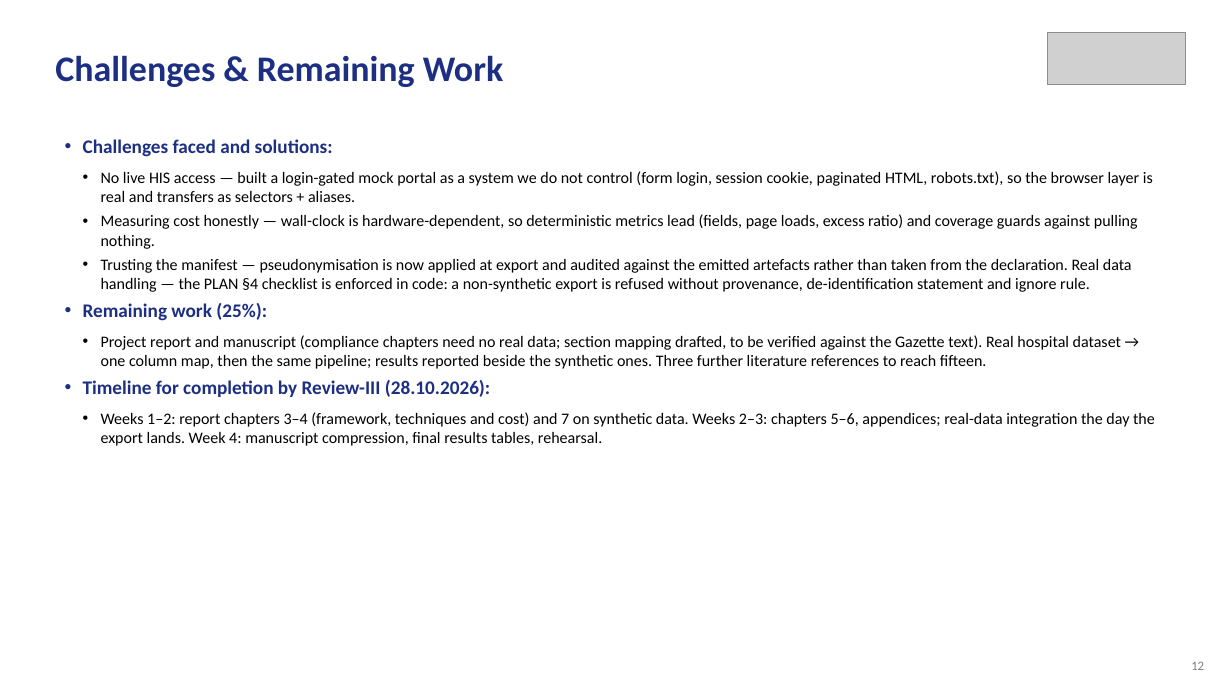
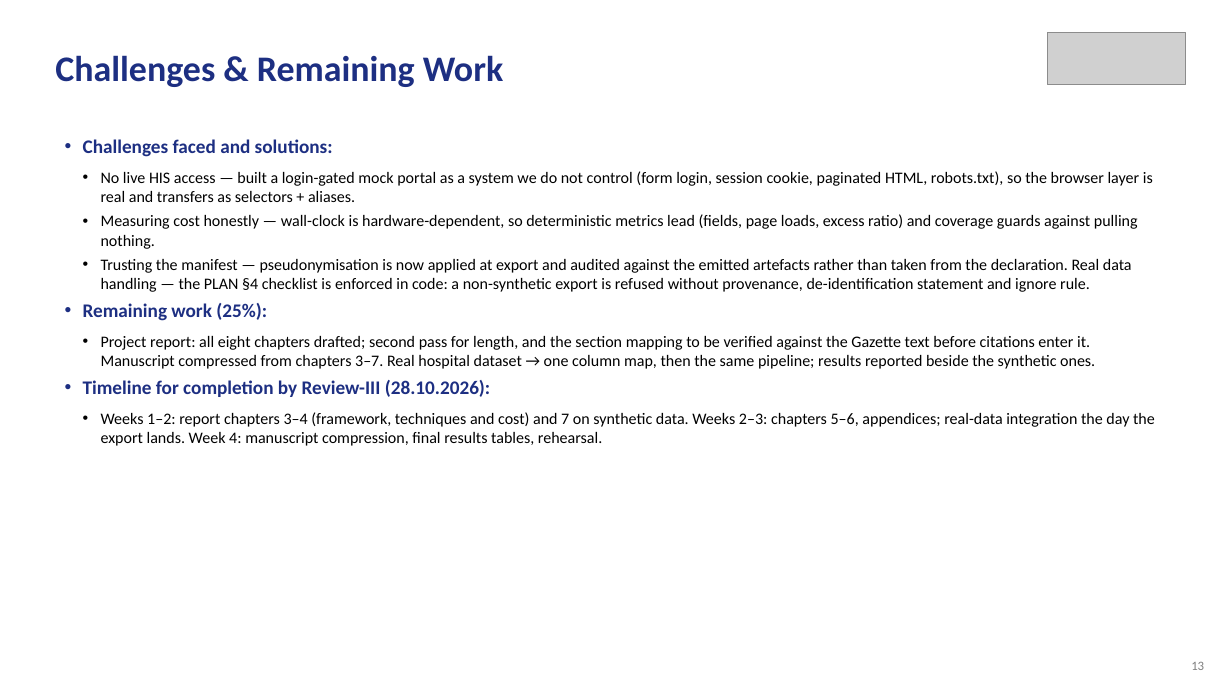
Before and after one commit to aysk1209/his-scraping-dpdp-project, a slide deck: slide 13 of Review-II.pptx (slide 12 before the commit). Drawn at 1232x693 pixels with LibreOffice and Linux fonts; fonts in the diff are those of the drawing; grey boxes stand for pictures. Boxes give left, top, right and bottom in pixels: in the first picture for what was removed or moved away, otherwise in the second. Text is boxed around its words. In the diff, an @@ line names an element or a change of style, - is before the commit and + after.

```diff
--- a/Review-II.pptx
+++ b/Review-II.pptx
@@ text at [101, 336, 1095, 369]: text changed @@
-  • Project report and manuscript (compliance chapters need no real data; section mapping drafted, to be verified against the Gazette text). Real hospital dataset → one column map, then the same pipeline; results reported beside the synthetic ones. Three further literature references to reach fifteen.
+  • Project report: all eight chapters drafted; second pass for length, and the section mapping to be verified against the Gazette text before citations enter it. Manuscript compressed from chapters 3–7. Real hospital dataset → one column map, then the same pipeline; results reported beside the synthetic ones.
```
Also in this commit, not shown: 9 other slides changed, 1 slide added, 4 other files.
